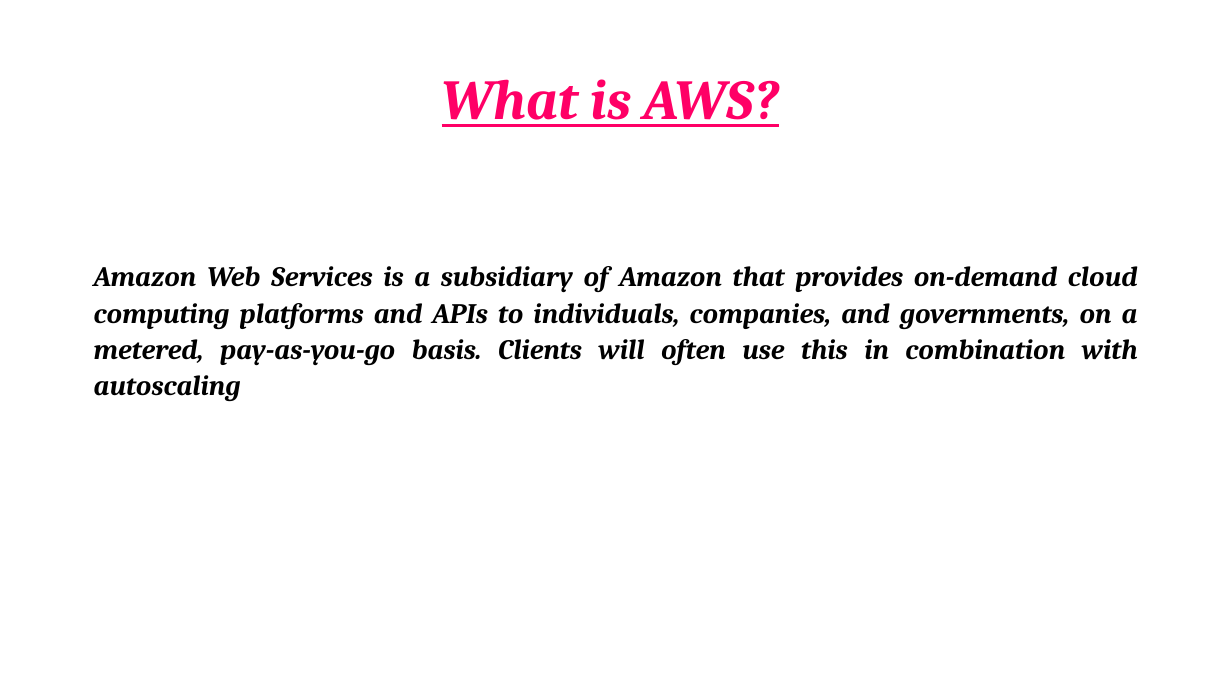
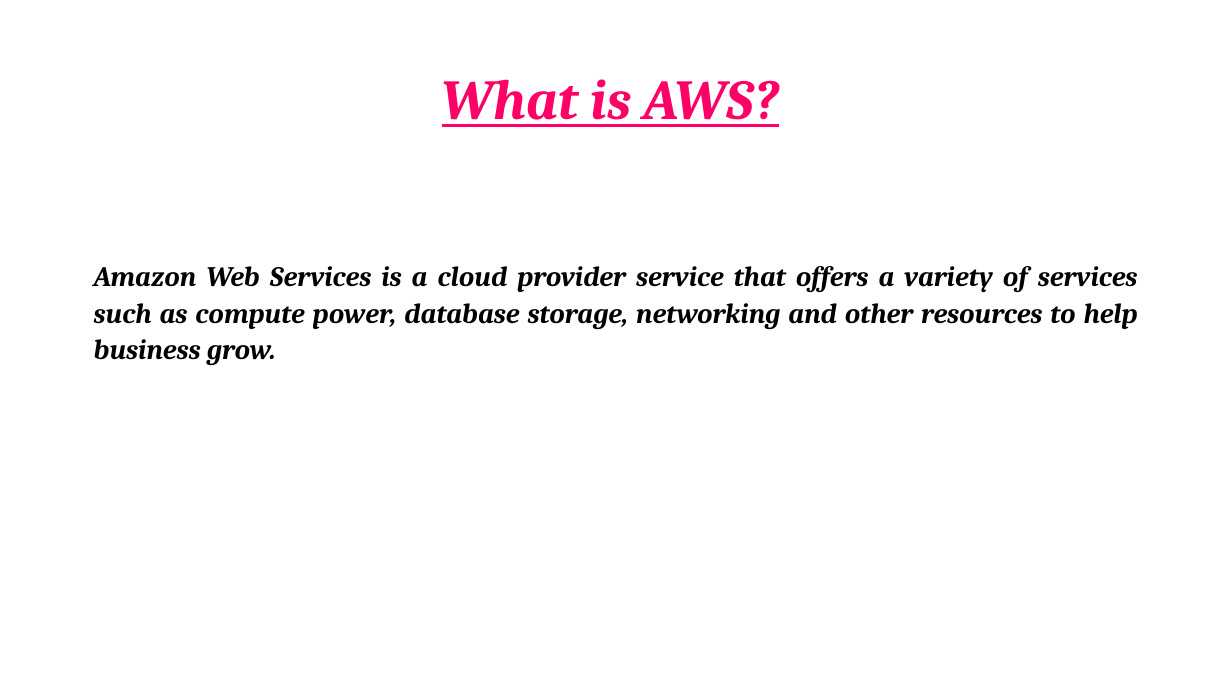
Before and after one commit to aloknath1/cloud-computing, a slide deck: slide 7 of Session-1.pptx. Drawn at 1232x693 pixels with LibreOffice and Linux fonts; fonts in the diff are those of the drawing. Boxes give left, top, right and bottom in pixels: in the first picture for what was removed or moved away, otherwise in the second. Text is boxed around its words. In the diff, an @@ line names an element or a change of style, - is before the commit and + after.

Commit message:
update ppt

```diff
--- a/Session-1.pptx
+++ b/Session-1.pptx
@@ text at (x1=94, y1=266, x2=1138, y2=365): text changed @@
-Amazon Web Services is a subsidiary of Amazon that provides on-demand cloud computing platforms and APIs to individuals, companies, and governments, on a metered, pay-as-you-go basis. Clients will often use this in combination with autoscaling
+Amazon Web Services is a cloud provider service that offers a variety of services such as compute power, database storage, networking and other resources to help business grow.
```
Also in this commit, not shown: 3 other slides changed, 2 other files.
